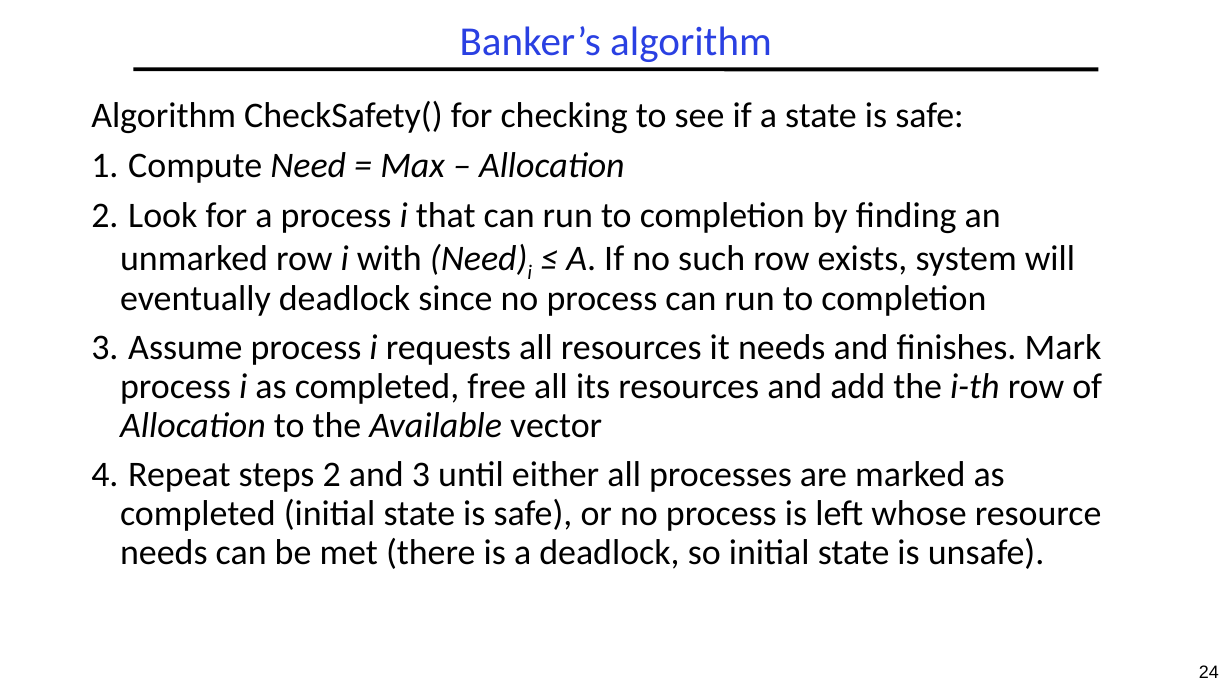
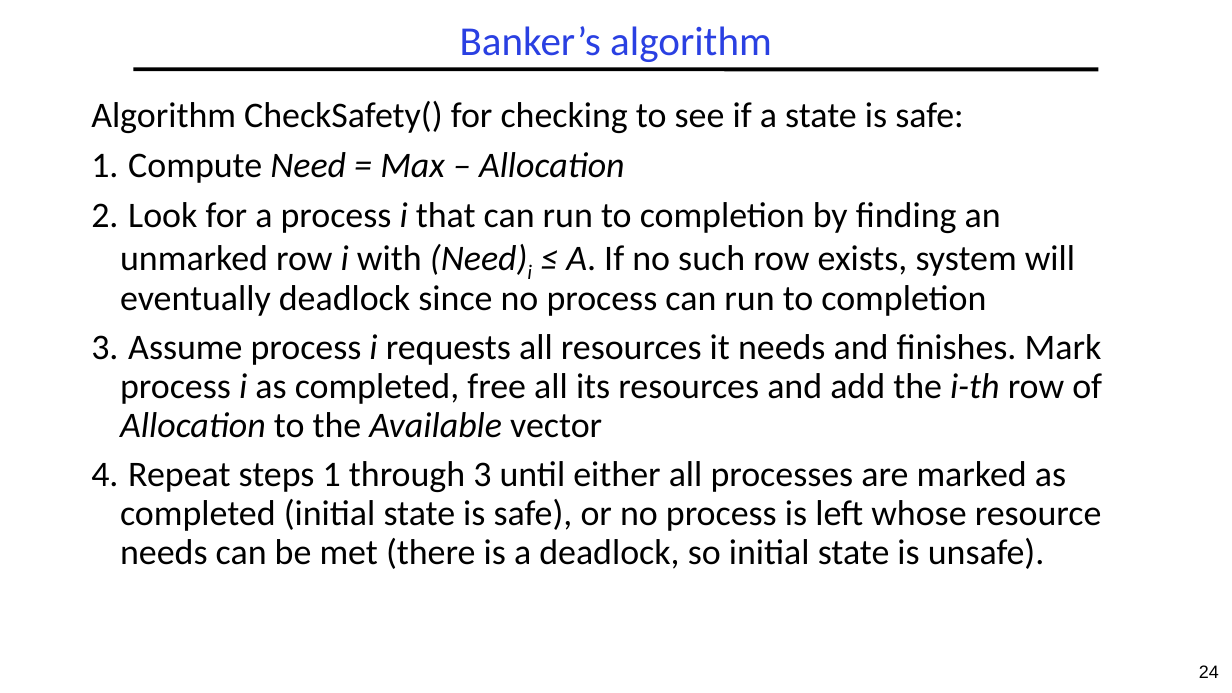
Before and after one commit to guhofstra/CSC112Fa26, a slide deck: slide 24 of PPTs/L4-Deadlocks.pptx. Drawn at 1232x693 pixels with LibreOffice and Linux fonts; fonts in the diff are those of the drawing. Boxes give left, top, right and bottom in pixels: in the first picture for what was removed or moved away, otherwise in the second. Text is boxed around its words. In the diff, an @@ line names an element or a change of style, - is before the commit and + after.

```diff
--- a/PPTs/L4-Deadlocks.pptx
+++ b/PPTs/L4-Deadlocks.pptx
@@ text at bbox=[120, 461, 1102, 569]: text changed @@
-4. Repeat steps 2 and 3 until either all processes are marked as completed (initial state is safe), or no process is left whose resource needs can be met (there is a deadlock, so initial state is unsafe).
+4. Repeat steps 1 through 3 until either all processes are marked as completed (initial state is safe), or no process is left whose resource needs can be met (there is a deadlock, so initial state is unsafe).
```
Also in this commit, not shown: 19 other slides changed, 5 other files.
